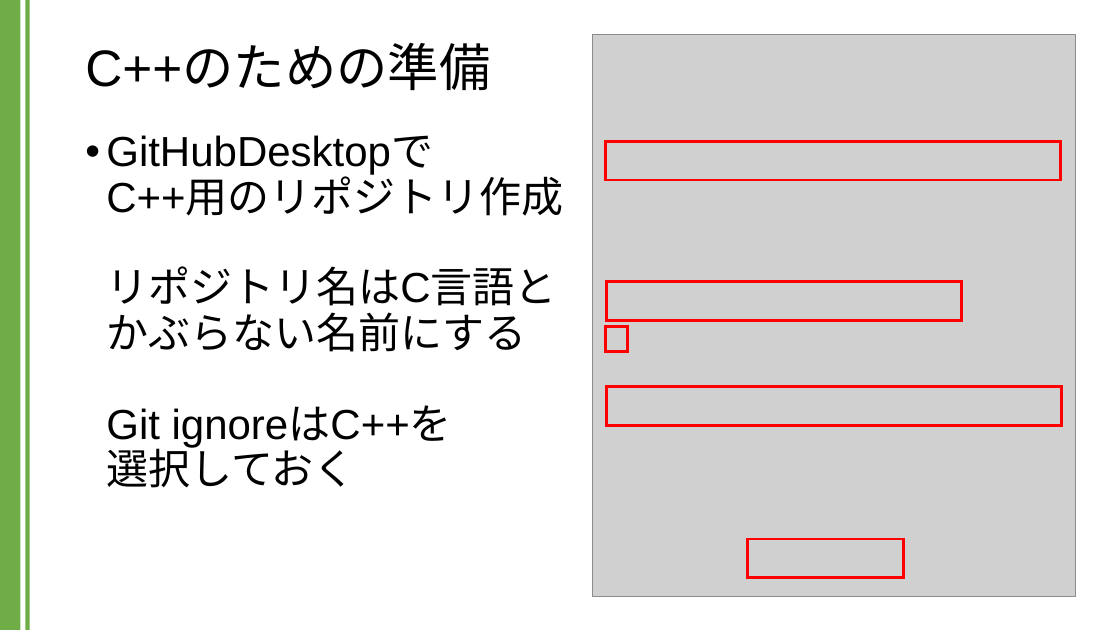
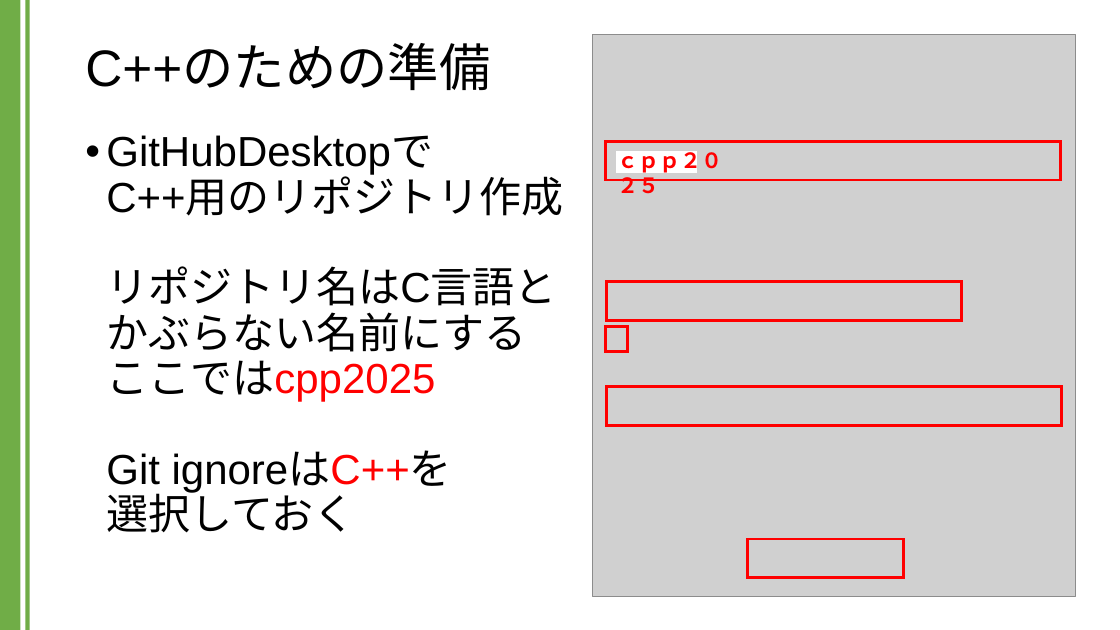
Before and after one commit to kic-murata/cpp2024, a slide deck: slide 9 of 授業資料/講義資料：C言語とC++の違い.pptx. Drawn at 1120x630 pixels with LibreOffice and Linux fonts; fonts in the diff are those of the drawing; grey boxes stand for pictures. Boxes give left, top, right and bottom in pixels: in the first picture for what was removed or moved away, otherwise in the second. Text is boxed around its words. In the diff, an @@ line names an element or a change of style, - is before the commit and + after.

```diff
--- a/授業資料/講義資料：C言語とC++の違い.pptx
+++ b/授業資料/講義資料：C言語とC++の違い.pptx
@@ text at (x1=106, y1=135, x2=563, y2=533): text changed @@
-• GitHubDesktopで
-  C++用のリポジトリ作成
-  リポジトリ名はC言語と
-  かぶらない名前にする
-  Git ignoreはC++を
-  選択しておく
+• GitHubDesktopで
+  C++用のリポジトリ作成
+  リポジトリ名はC言語と
+  かぶらない名前にする
+  ここではcpp2025
+  Git ignoreはC++を
+  選択しておく
@@ text added at (x1=609, y1=144, x2=734, y2=177), 18 pt, text #FF0000, bold @@
+ｃｐｐ２０２５
@@ rectangle added at (x1=617, y1=152, x2=697, y2=173), fill #FFFFFF, outline #FFFFFF 1 pt @@
```
Also in this commit, not shown: 9 other slides changed, 9 slides added, 11 other files.
